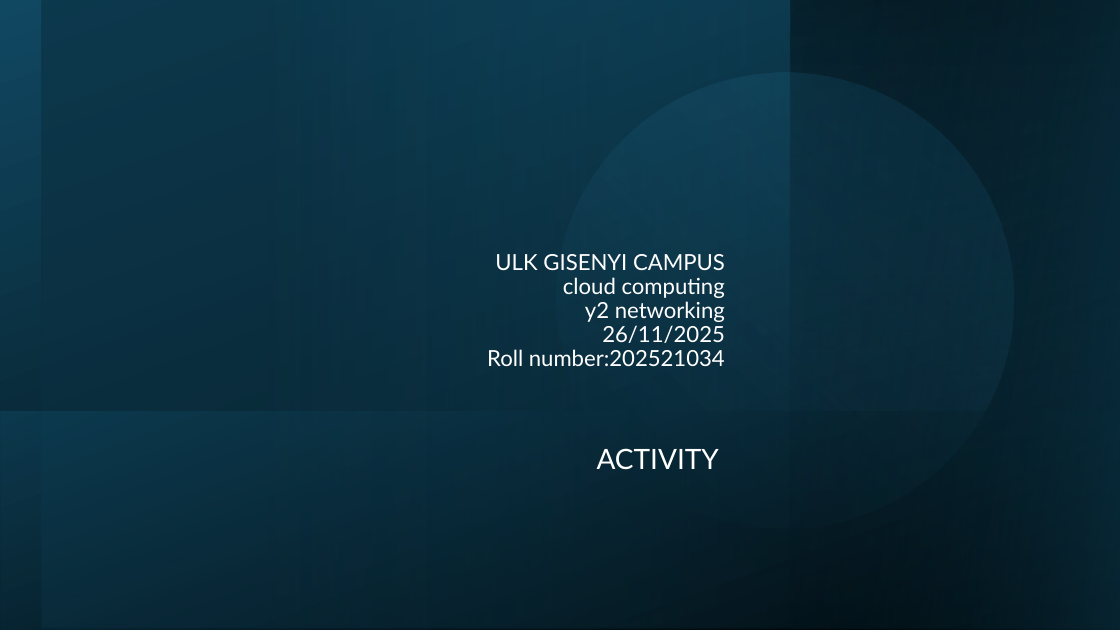
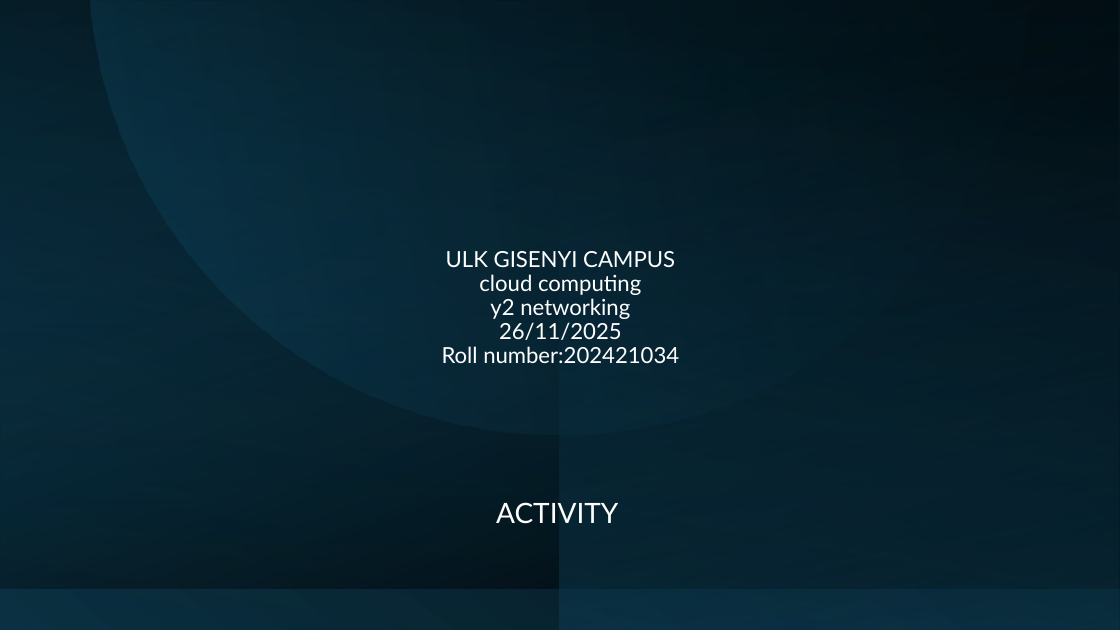
Before and after one commit to swillydianemh-cmyk/clouding-coumputing, a slide deck: slide 1 of DIANE ACTIVITY.pptx. Drawn at 1120x630 pixels with LibreOffice and Linux fonts; fonts in the diff are those of the drawing. Boxes give left, top, right and bottom in pixels: in the first picture for what was removed or moved away, otherwise in the second. Text is boxed around its words. In the diff, an @@ line names an element or a change of style, - is before the commit and + after.

Commit message:
DIANE Mh

```diff
--- a/DIANE ACTIVITY.pptx
+++ b/DIANE ACTIVITY.pptx
@@ rectangle at <box>0,0,1120,630</box>: fill gradient #000000 to #104862 to gradient #0B3041 to #000000; mirrored @@
@@ rectangle added at <box>0,0,1120,588</box>, fill gradient #104862 to #000000 @@
@@ rectangle added at <box>0,0,1119,630</box>, fill gradient #000000 to #104862 @@
@@ rectangle at <box>1,0,1118,630</box>: fill gradient #0B3041 to #156082 to gradient #0B3041 to #000000; rotation 180 to 90 degrees @@
@@ freeform shape added at <box>91,0,1029,434</box>, fill gradient #0B3041 to #156082 @@
@@ ellipse removed at <box>503,20,1067,582</box> @@
@@ rectangle: place and size @@
-rectangle at <box>791,0,1120,630</box>
+rectangle at <box>560,0,1120,630</box>
@@ rectangle at <box>560,0,1120,630</box>: fill gradient #104862 to #000000 to gradient #0B3041 to #104862; mirrored @@
@@ rectangle removed at <box>790,0,1120,630</box> @@
@@ title "ULK GISENYI CAMPUS cloud computing ..." at <box>442,251,679,363</box>: vertical alignment bottom to middle @@
@@ title at <box>442,251,679,363</box>: text changed @@
-ULK GISENYI CAMPUS
-cloud computing
-y2 networking
-26/11/2025
-Roll number:202521034
+ULK GISENYI CAMPUS
+cloud computing
+y2 networking
+26/11/2025
+Roll number:202421034
@@ rectangle removed at <box>1,412,1120,630</box> @@
@@ subtitle "ACTIVITY": place and size @@
-subtitle "ACTIVITY" at <box>597,448,719,470</box>
+subtitle "ACTIVITY" at <box>496,502,618,524</box>
@@ subtitle "ACTIVITY" at <box>496,502,618,524</box>: alignment right to centre; vertical alignment top to middle @@
```
